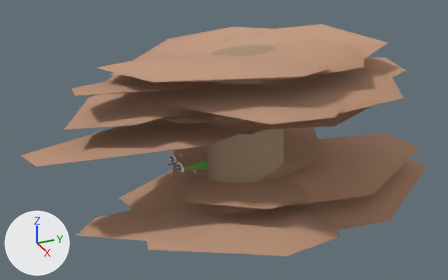
Renders of the glTF model web-forest/public/model/species/trametes-versicolor.glb from each side of a commit.
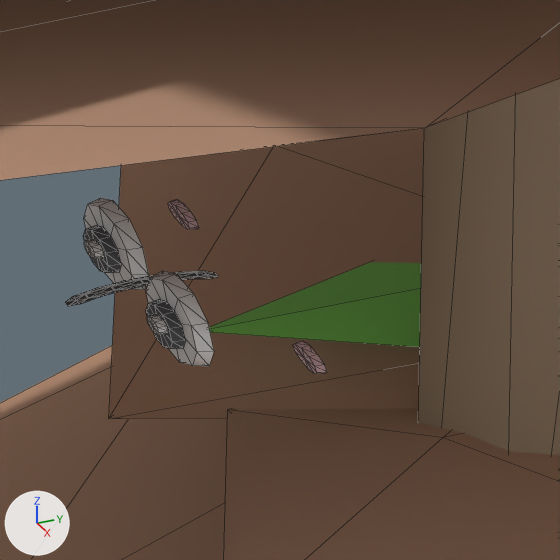
Each version appears first whole from a 50 mm camera at (1.157, -0.592, 0.771) aimed at (-0.018, -0.063, 0.183), and next in a close-up on the part from 36% to 50% of the width and 47% to 69% of the height. Arrows for +X, +Y and +Z are at lower left; the lights stay in place. The first two pictures are the older version. The close-ups show mesh edges as thin lines. Where no turn or scale is listed for an object, it has been applied to the vertices. Vertices at exactly the same position are counted once.

The older version as bpy lines, for what is in view:
```python
me_mesh_0 = bpy.data.meshes.new('Mesh_0')
me_mesh_0.from_pydata(...)  # 290 vertices, 536 faces; spans x -0.056..0.056, y -0.188..0.101, z 0.0..0.4
me_mesh_0.materials.append(mat_flat)
me_mesh_11 = bpy.data.meshes.new('Mesh_11')
me_mesh_11.from_pydata(...)  # 14 vertices, 24 faces; spans x -0.147..0.125, y -0.482..0.134, z -0.01..0.03
me_mesh_11.materials.append(mat_flat)
me_mesh_6 = bpy.data.meshes.new('Mesh_6')
me_mesh_6.from_pydata(...)  # 14 vertices, 24 faces; spans x -0.237..0.075, y -0.269..0.141, z -0.005..0.031
me_mesh_6.materials.append(mat_flat)
ob_log = bpy.data.objects.new('log', me_mesh_0)
ob_log.location = (0.0153, -0.0232, 0.0)
ob_p13 = bpy.data.objects.new('p13', me_mesh_11)
ob_p13.location = (0.0153, -0.0232, 0.227)
ob_p6 = bpy.data.objects.new('p6', me_mesh_6)
ob_p6.location = (0.0153, -0.0232, 0.0403)
# also in view: 'p9' at (0.075, -0.054, 0.104); 'p10' at (-0.008, -0.023, 0.113); 'p11' at (-0.065, 0.019, 0.122)
```
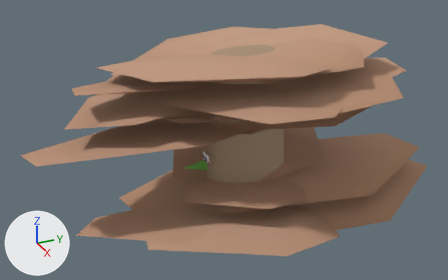
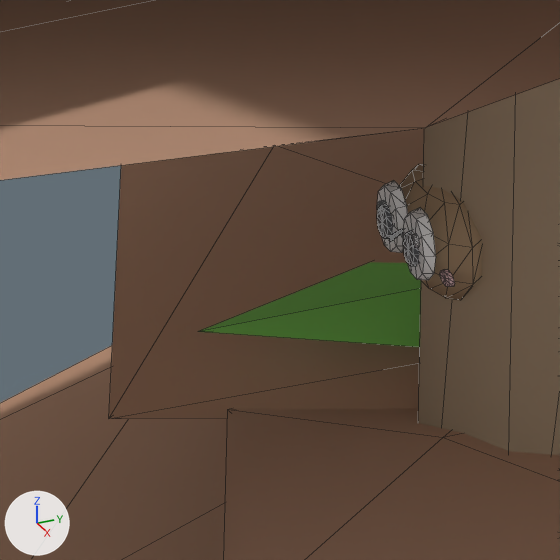
Diff of the bpy script that builds the scene:
```diff
--- a/web-forest/public/model/species/trametes-versicolor.glb.py
+++ b/web-forest/public/model/species/trametes-versicolor.glb.py
@@ me_mesh_0 @@
 # used by ob_log; location = (0.0153, -0.0232, 0.0)
-me_mesh_0.from_pydata(...)  # 290 vertices, 536 faces; spans x -0.056..0.056, y -0.188..0.101, z 0.0..0.4
+me_mesh_0.from_pydata(...)  # 332 vertices, 616 faces; spans x -0.056..0.056, y -0.104..0.101, z 0.0..0.4
+# me_mesh_0 part 1: the loose piece of 38 vertices spanning x -0.002..0.002, y -0.188..-0.15, z 0.165..0.167 is scaled about its middle by (0.43, 0.22, 1.02), then moved by (0.0, 0.069, 0.0)
+# me_mesh_0 part 2
+# 30 vertices are removed from x -0.043..0.049, y -0.176..-0.141, z 0.161..0.175
+# 194 faces are deleted
+# 146 vertices move from x -0.051..0.051, y -0.176..-0.141, z 0.157..0.176 to x -0.021..0.021, y -0.102..-0.083, z 0.149..0.178
+# 28 vertices are added at x -0.008..0.021, y -0.102..-0.086, z 0.16..0.181
+# 194 new faces join them
+# me_mesh_0 part 3: 84 kept faces spanning x -0.021..0.021, y -0.102..-0.083, z 0.149..0.178 get new vertex colours
+# other edits to the shape of me_mesh_0 do not show in these pictures
 me_mesh_0.materials.append(mat_flat)
```

Changed parts and their boxes (x1, y1, x2, y2) in the close-ups (560 x 560 px; the box of a moved part takes in the faces that stretch with it):
'log', reshaped: before (65, 79, 560, 455); after (377, 79, 560, 455)
part 1 of me_mesh_0, moved or reshaped: before (65, 271, 218, 306); after (389, 229, 403, 242)
part 2 of me_mesh_0, moved or reshaped: before (84, 198, 327, 374); after (377, 164, 482, 287)
part 3 of me_mesh_0, recoloured: before (86, 199, 327, 374); after (380, 170, 470, 300)
